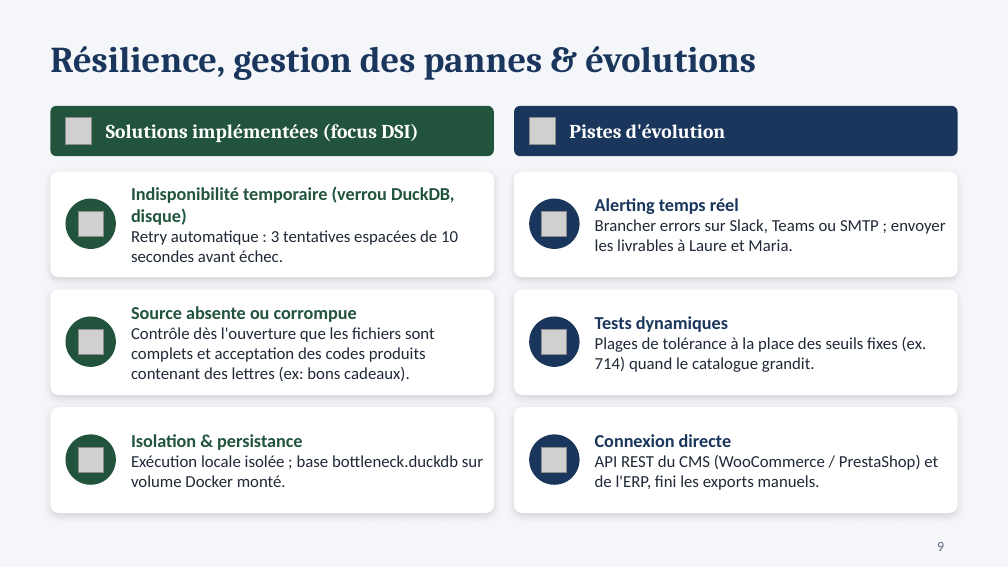
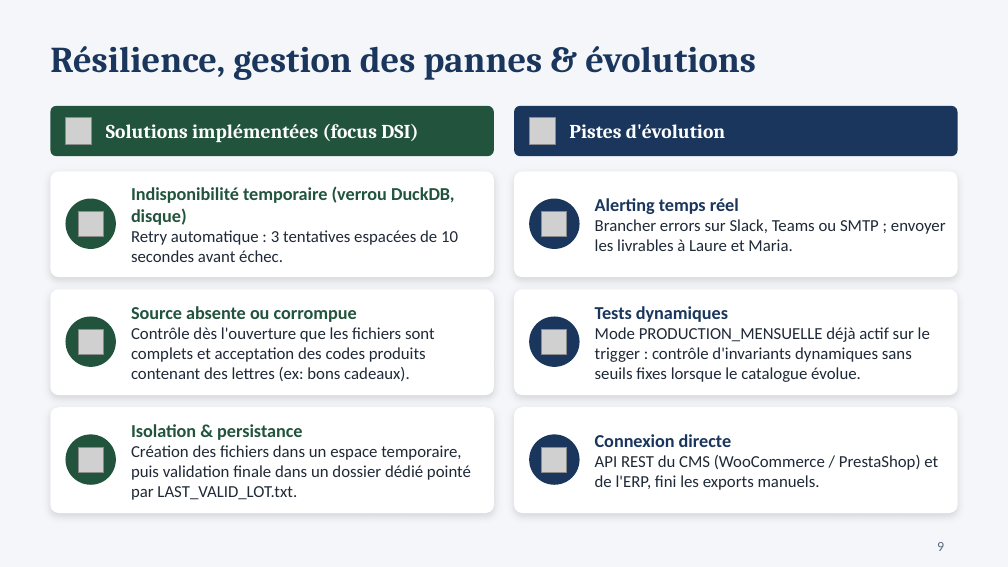
Before and after one commit to mahmoudaminfr-dotcom/P10_BottleNeck, a slide deck: slide 9 of Mahmoud_Amin_3_presentation_102026.pptx. Drawn at 1008x567 pixels with LibreOffice and Linux fonts; fonts in the diff are those of the drawing; grey boxes stand for pictures. Boxes give left, top, right and bottom in pixels: in the first picture for what was removed or moved away, otherwise in the second. Text is boxed around its words. In the diff, an @@ line names an element or a change of style, - is before the commit and + after.

Commit message:
Finalisation P10 : calculs séquencés, exports parallèles, Test 5, pointeur LAST_VALID_LOT et MAJ doc/PPT

```diff
--- a/Mahmoud_Amin_3_presentation_102026.pptx
+++ b/Mahmoud_Amin_3_presentation_102026.pptx
@@ text at bbox=[595, 327, 930, 382]: text changed @@
-Plages de tolérance à la place des seuils fixes (ex. 714) quand le catalogue grandit.
+Mode PRODUCTION_MENSUELLE déjà actif sur le trigger : contrôle d'invariants dynamiques sans seuils fixes lorsque le catalogue évolue.
@@ text at bbox=[131, 445, 471, 500]: text changed @@
-Exécution locale isolée ; base bottleneck.duckdb sur volume Docker monté.
+Création des fichiers dans un espace temporaire, puis validation finale dans un dossier dédié pointé par LAST_VALID_LOT.txt.
```
Also in this commit, not shown: 5 other slides changed, 1 slide added, 1 slide removed, 22 other files.
